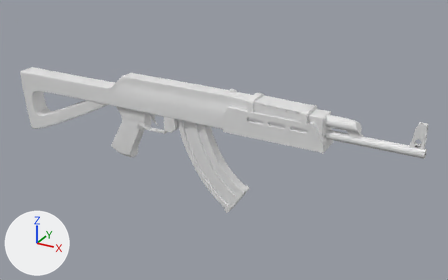
What one commit did to the FBX model Assets/Models/AK-209.fbx.
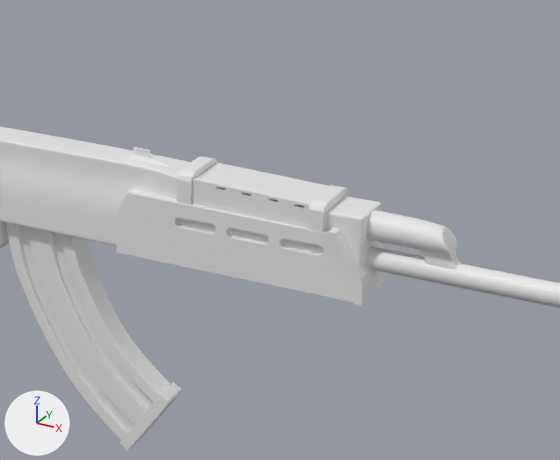
There are two pictures of each version: one whole from a 50 mm camera at (0.858, -1.275, 0.555) aimed at (0.139, 0.033, -0.099), one close up on the part from 39% to 90% of the width and 10% to 77% of the height. Every picture has the same lights, and +X, +Y and +Z are marked at lower left. Where no turn or scale is listed for an object, it has been applied to the vertices. Vertices at the same position are counted once.

The first close-up shows 'Cube.001', 'Газовая камера', 'Главная часть', 'Магазин', 'Ствол', 'Цевьё'.
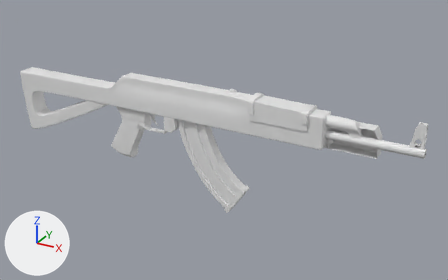
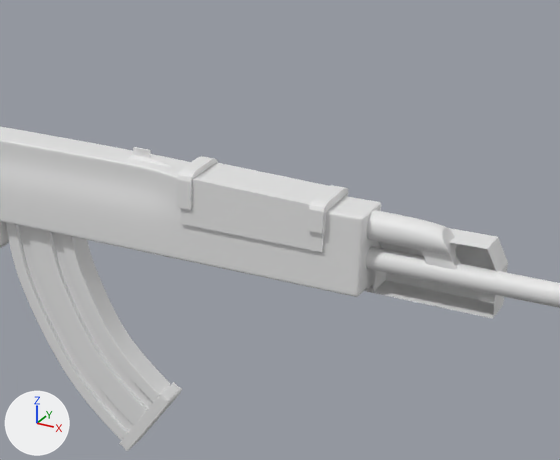
The newer file is also turned or shifted as a whole; pictures and numbers use the older file's frame.

Edits to the scene script, one JSON object a line:
```json
{"block": "me_cube_012", "where": "# used by ob_цевьё; location = (0.3638, -0.0083, -0.0104)"}
{"op": "remove", "block": "me_cube_012", "code": "me_cube_012.from_pydata(...)  # 460 vertices, 242 faces; spans x -0.188..0.073, y -0.035..0.035, z -0.031..0.037"}
{"op": "add", "block": "me_cube_012", "code": "me_cube_012.from_pydata(...)  # 64 vertices, 44 faces; spans x -0.188..0.188, y -0.002..0.035, z -0.031..0.037"}
{"block": "me_cube_012", "change": "me_cube_012 part 1: the loose piece of 16 vertices spanning x 0.037..0.073, y -0.035..0.002, z -0.03..0.037 is turned 180 degrees about the z axis through the mesh origin"}
{"block": "me_cube_012", "change": "me_cube_012 part 2: a new loose piece of 16 vertices spanning x -0.072..0.188, y -0.002..0.032, z -0.031..0.035"}
{"block": "me_cube_012", "change": "me_cube_012 part 3: the loose piece of 214 vertices spanning x -0.188..0.072, y -0.032..0.002, z -0.031..0.035 is deleted"}
```

Pixel boxes [x1, y1, x2, y2] of what changed, in the close-ups (560 x 460 px; the box of a moved part takes in the faces that stretch with it):
```json
{"object": "Цевьё", "change": "reshaped", "before": [117, 189, 388, 305], "after": [364, 228, 508, 318]}
{"part": 1, "of": "me_cube_012", "change": "moved or reshaped", "before": [329, 228, 377, 305], "on screen": "not visible afterwards"}
{"part": 2, "of": "me_cube_012", "change": "added", "after": [366, 228, 508, 318]}
{"part": 3, "of": "me_cube_012", "change": "deleted", "before": [117, 189, 355, 302]}
```
